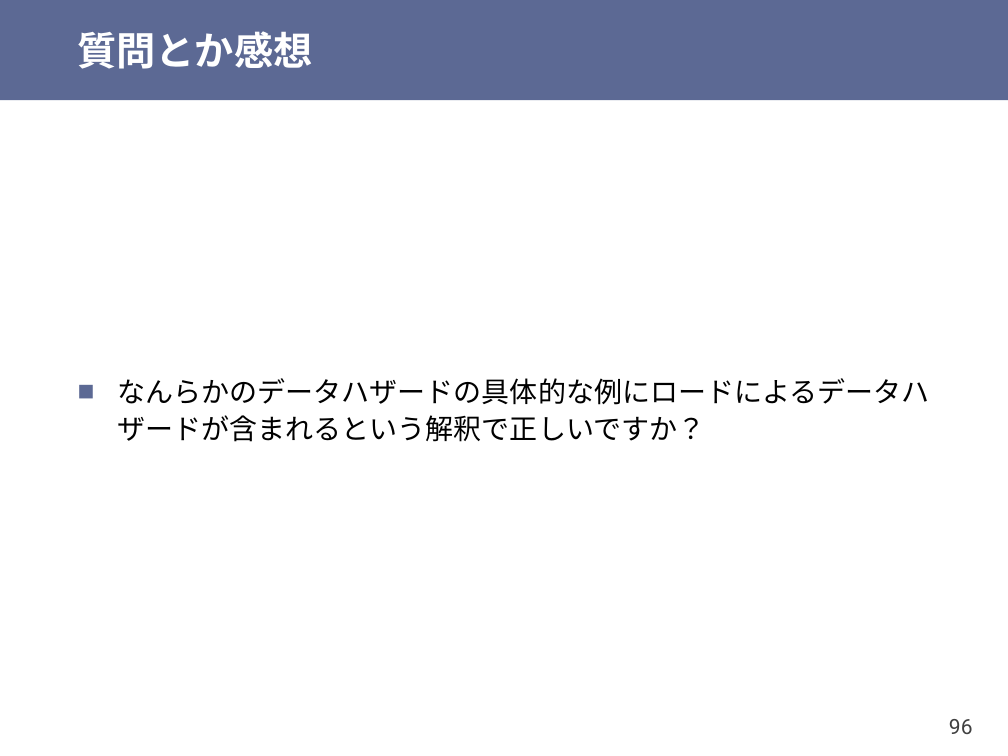
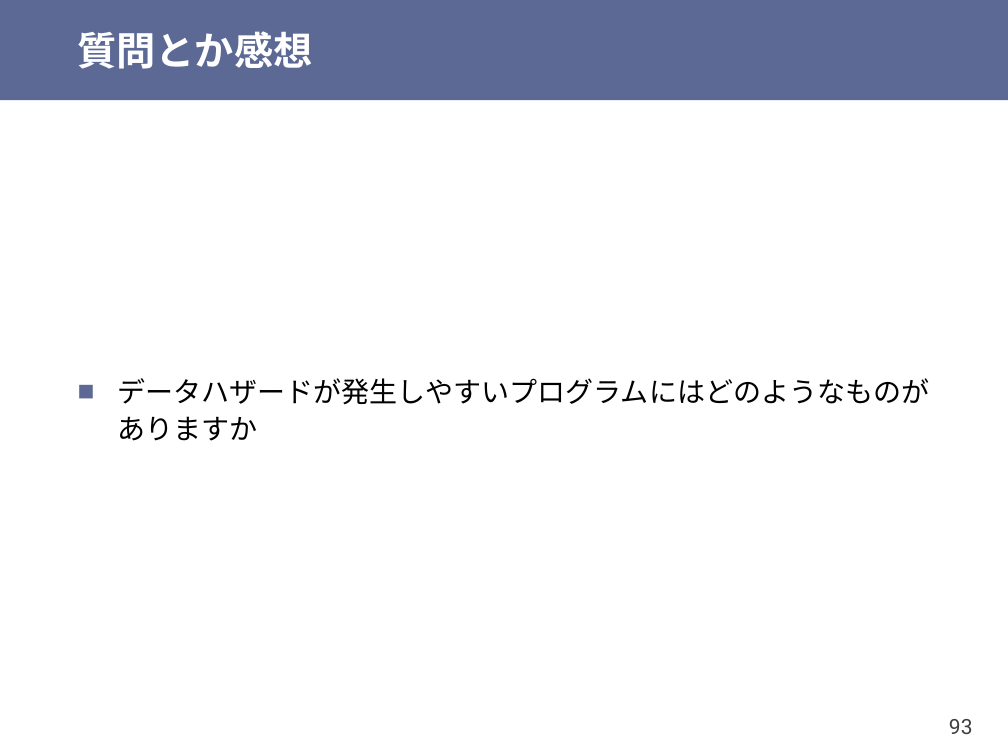
Before and after one commit to shioyadan/otya-computer-architecture-i, a slide deck: slide 93 of cai-shioya-09.pptx (slide 96 before the commit). Drawn at 1008x756 pixels with LibreOffice and Linux fonts; fonts in the diff are those of the drawing. Boxes give left, top, right and bottom in pixels: in the first picture for what was removed or moved away, otherwise in the second. Text is boxed around its words. In the diff, an @@ line names an element or a change of style, - is before the commit and + after.

```diff
--- a/cai-shioya-09.pptx
+++ b/cai-shioya-09.pptx
@@ text at (x1=117, y1=378, x2=929, y2=441): text changed @@
-■ なんらかのデータハザードの具体的な例にロードによるデータハザードが含まれるという解釈で正しいですか？
+■ データハザードが発生しやすいプログラムにはどのようなものがありますか
@@ page number at (x1=949, y1=719, x2=973, y2=734): text changed @@
-96
+93
```
Also in this commit, not shown: 22 other slides changed, 1 slide added, 9 slides removed, 1 other file.
